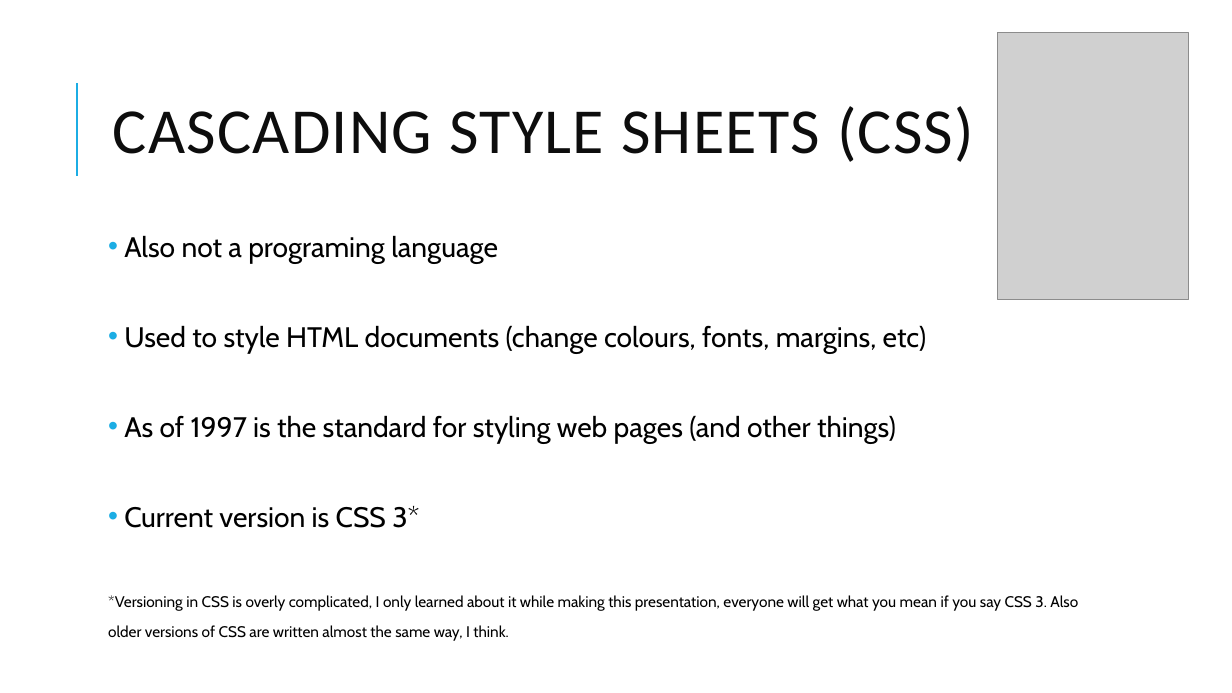
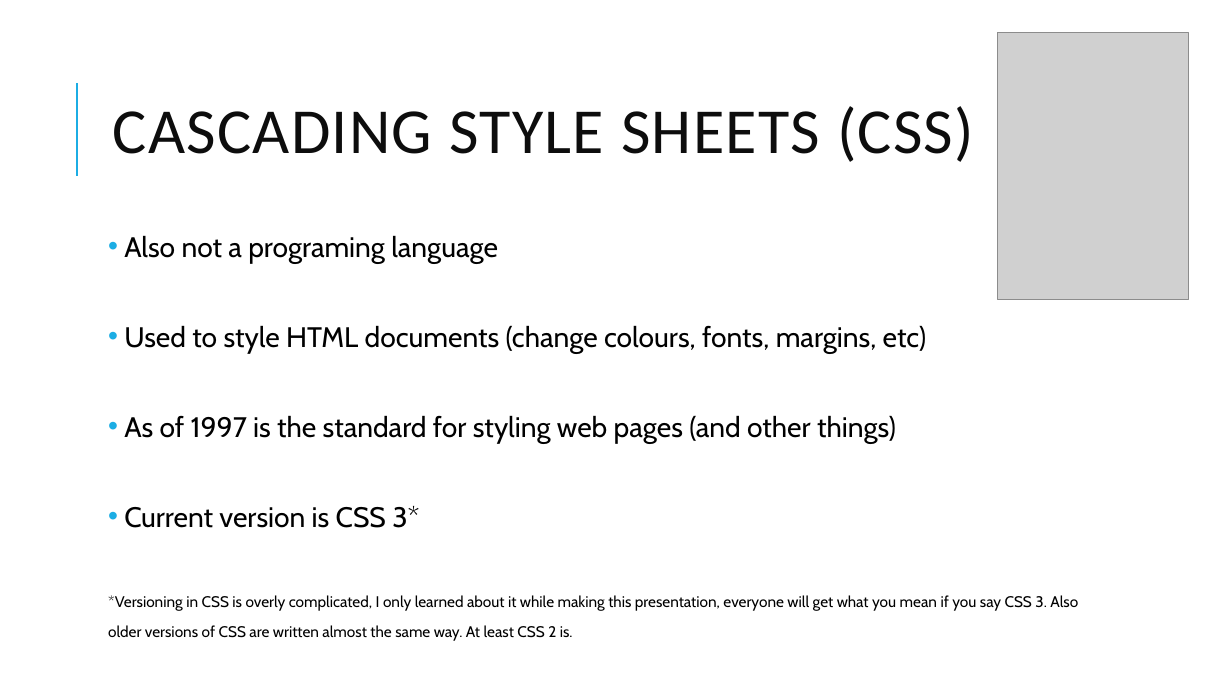
Before and after one commit to Will-Guthrie/HTML-Presentation, a slide deck: slide 3 of HTML and CSS.pptx. Drawn at 1232x693 pixels with LibreOffice and Linux fonts; fonts in the diff are those of the drawing; grey boxes stand for pictures. Boxes give left, top, right and bottom in pixels: in the first picture for what was removed or moved away, otherwise in the second. Text is boxed around its words. In the diff, an @@ line names an element or a change of style, - is before the commit and + after.

```diff
--- a/HTML and CSS.pptx
+++ b/HTML and CSS.pptx
@@ text at bbox=[108, 595, 1078, 641]: text changed @@
-*Versioning in CSS is overly complicated, I only learned about it while making this presentation, everyone will get what you mean if you say CSS 3. Also
-older versions of CSS are written almost the same way, I think.
+*Versioning in CSS is overly complicated, I only learned about it while making this presentation, everyone will get what you mean if you say CSS 3. Also
+older versions of CSS are written almost the same way. At least CSS 2 is.
```
Also in this commit, not shown: 2 other slides changed, 5 slides added, 1 other file.
